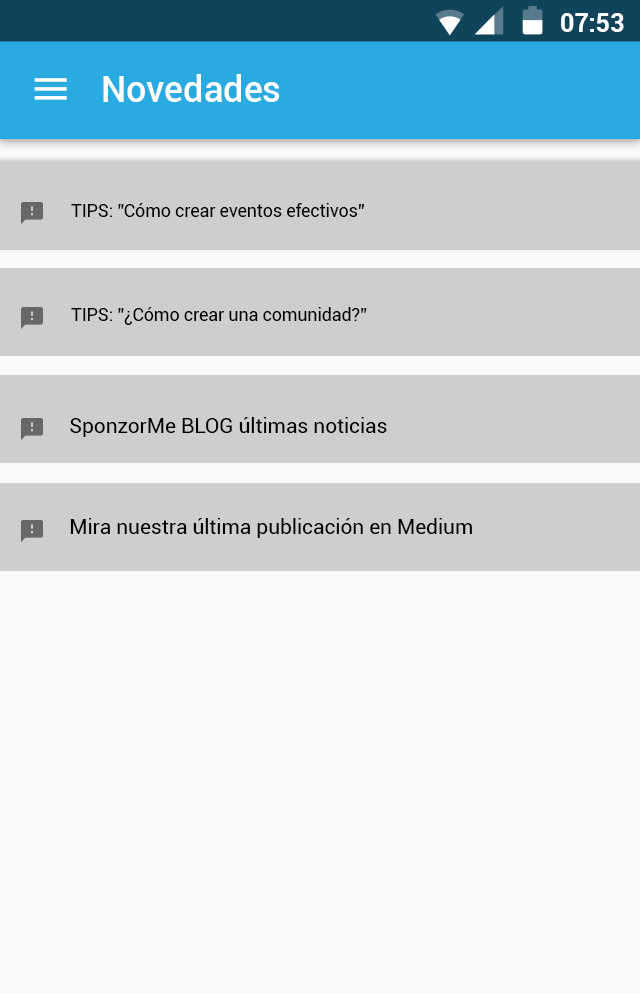
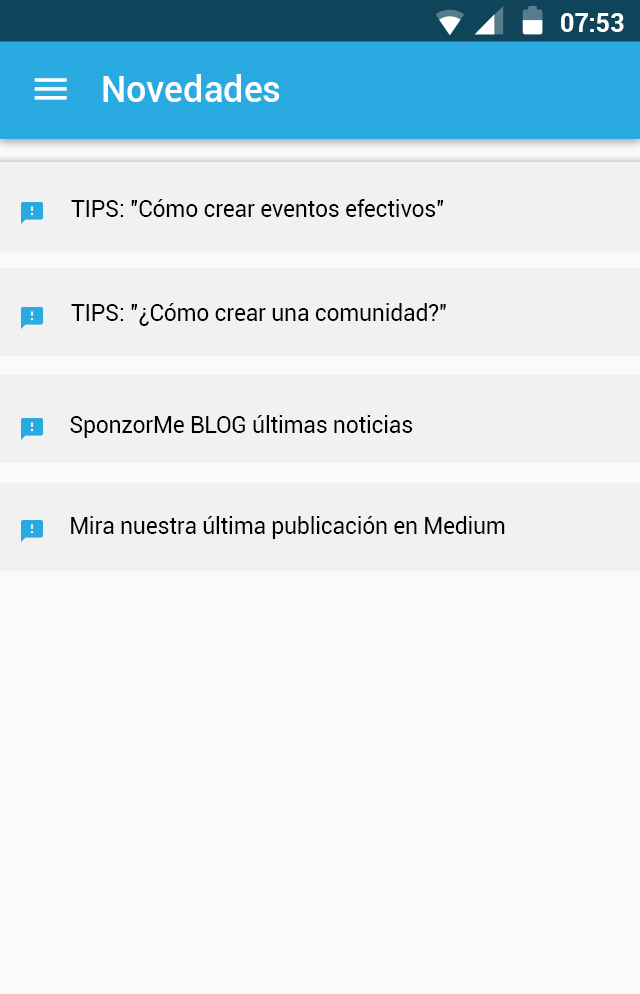
Before/after of a 640x994 layered artwork. What changed in the layer stack:
"GLOBO NOVEDADES": opacity 50% → 100% over [21, 202, 43, 224]
painted on "TIPS: ”¿Cómo crear una comunidad?”" over [71, 303, 446, 326]
painted on "TIPS: ”Cómo crear eventos efectivos”" over [71, 199, 443, 217]
painted on "contenedor copy" (1st of 4, in "EVENTOS" › "NOVEDADES" › "NOT NUEVA") over [0, 162, 640, 250]
"GLOBO NOVEDADES copy": opacity 50% → 100% over [21, 307, 43, 329]
painted on "contenedor copy" (2nd of 4, in "EVENTOS" › "NOVEDADES" › "NOT 2") over [0, 268, 640, 356]
"GLOBO NOVEDADES copy 2": opacity 50% → 100% over [21, 418, 43, 440]
painted on "SponzorMe BLOG últimas noticias" over [70, 415, 413, 438]
painted on "contenedor copy" (3rd of 4, in "EVENTOS" › "NOVEDADES" › "NOT 3") over [0, 375, 640, 463]
"GLOBO NOVEDADES copy 4": opacity 50% → 100% over [21, 520, 43, 542]
painted on "Mira nuestra última publicación en Medium" over [70, 516, 505, 539]
painted on "contenedor copy" (4th of 4, in "EVENTOS" › "NOVEDADES" › "NOT 4") over [0, 483, 640, 571]
